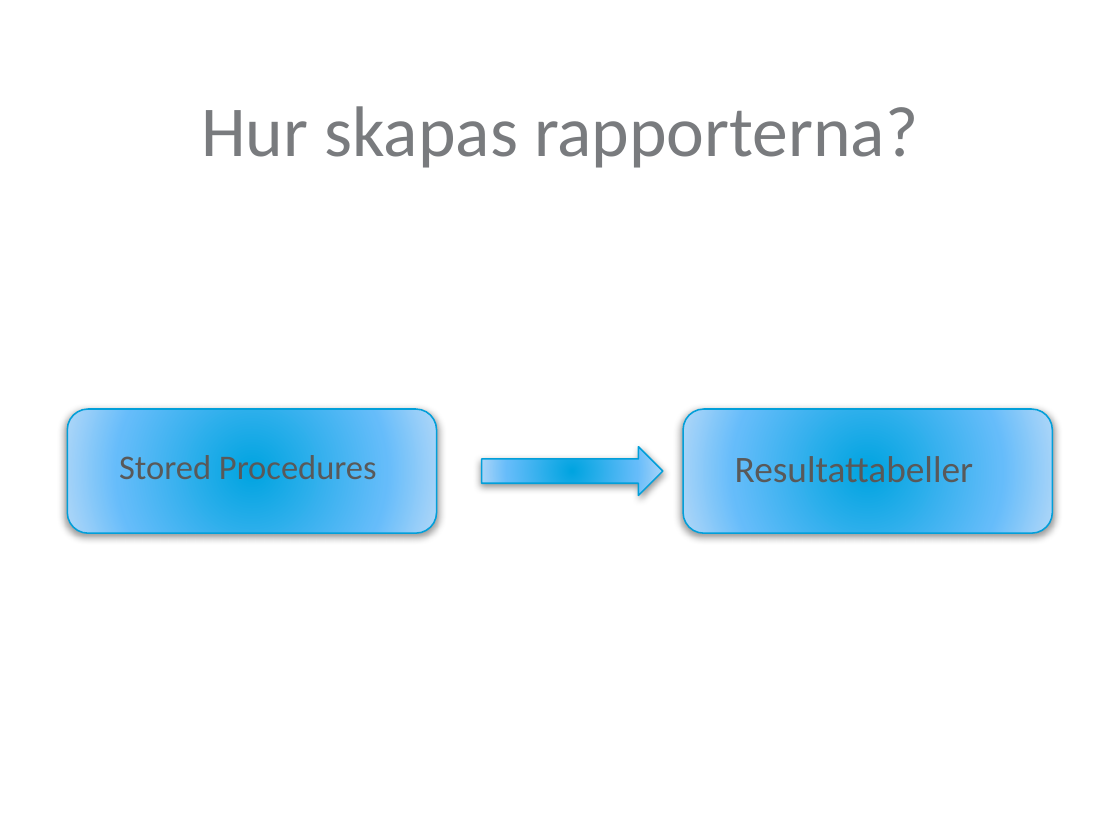
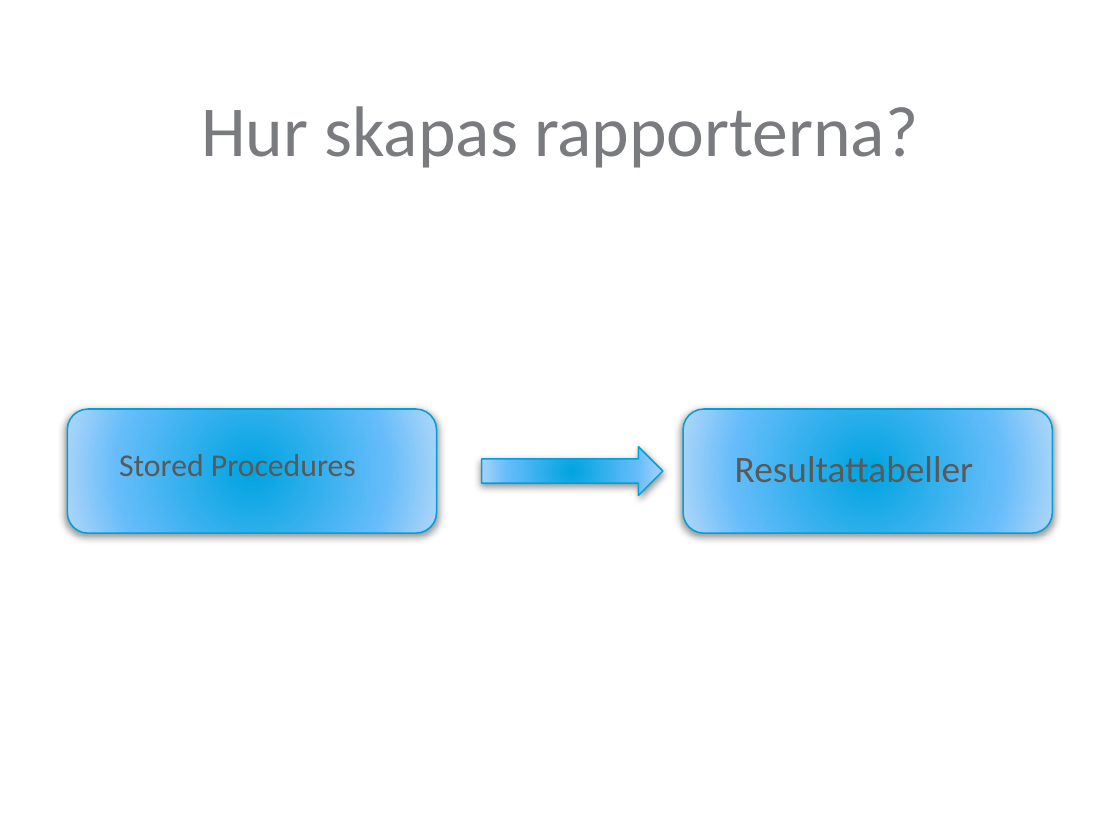
Before and after one commit to Maxenboy/Master-Thesis, a slide deck: slide 11 of Presentation/PresentationLTH.pptx. Drawn at 1120x840 pixels with LibreOffice and Linux fonts; fonts in the diff are those of the drawing; background and template pictures are left out. Boxes give left, top, right and bottom in pixels: in the first picture for what was removed or moved away, otherwise in the second. Text is boxed around its words. In the diff, an @@ line names an element or a change of style, - is before the commit and + after.

```diff
--- a/Presentation/PresentationLTH.pptx
+++ b/Presentation/PresentationLTH.pptx
@@ text "Stored Procedures" at [119,450,356,485]: size 22.2 to 20.4 pt @@
```
Also in this commit, not shown: 2 other slides changed.
